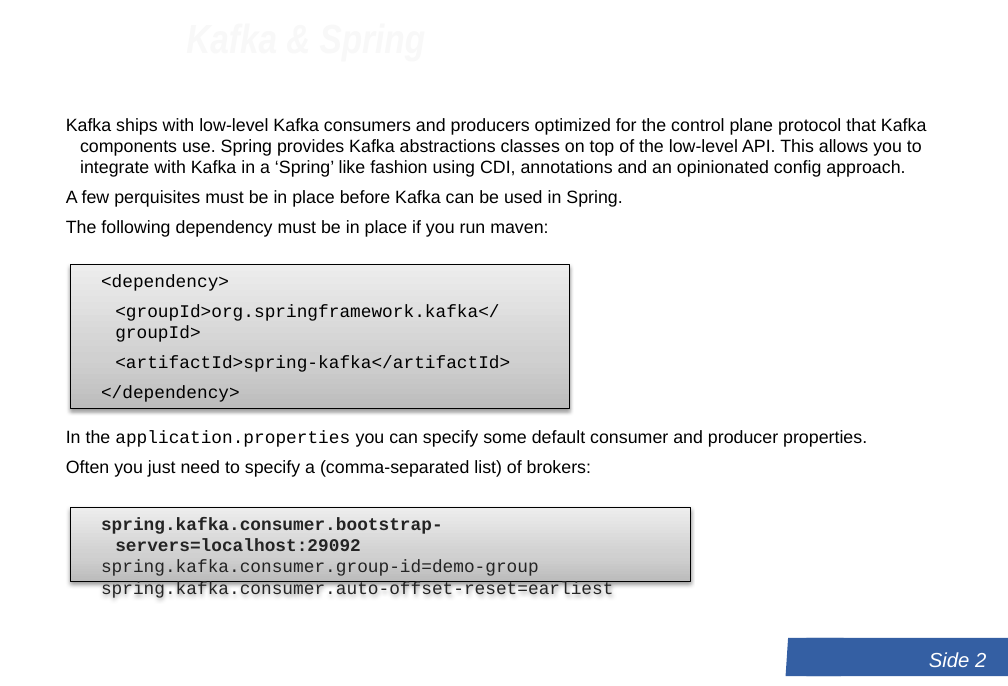
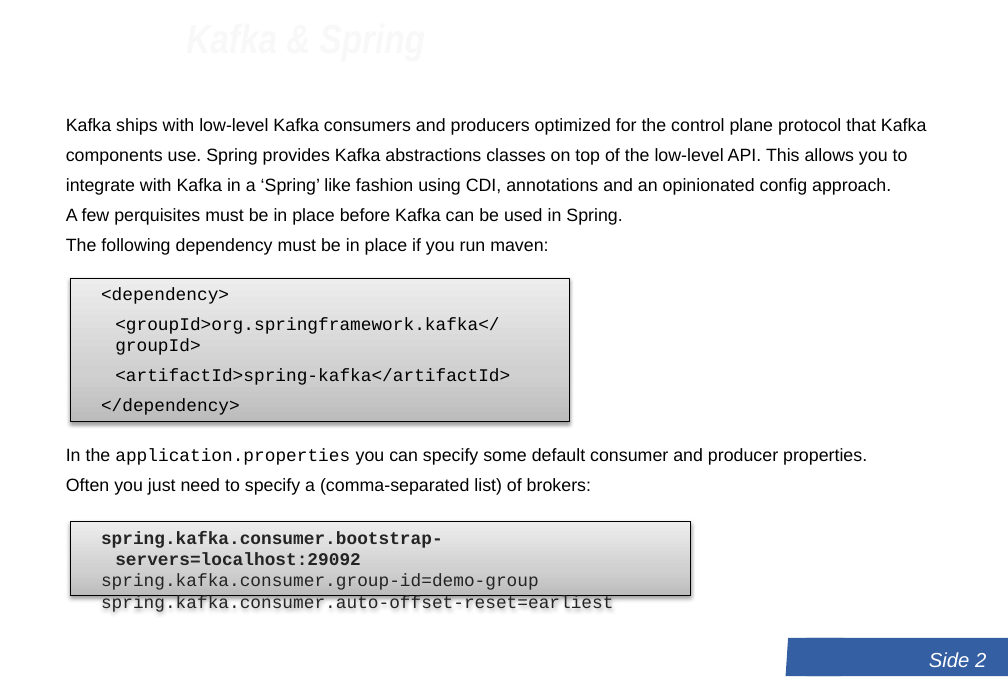
Before and after one commit to LundOgBendsen/LB2628-Kafka, a slide deck: slide 2 of slides/07 - Kafka Spring.pptx. Drawn at 1008x686 pixels with LibreOffice and Linux fonts; fonts in the diff are those of the drawing; background and template pictures are left out. Boxes give left, top, right and bottom in pixels: in the first picture for what was removed or moved away, otherwise in the second. Text is boxed around its words. In the diff, an @@ line names an element or a change of style, - is before the commit and + after.

```diff
--- a/slides/07 - Kafka Spring.pptx
+++ b/slides/07 - Kafka Spring.pptx
@@ text at box(66, 118, 927, 195): text changed @@
-Kafka ships with low-level Kafka consumers and producers optimized for the control plane protocol that Kafka components use. Spring provides Kafka abstractions classes on top of the low-level API. This allows you to integrate with Kafka in a ‘Spring’ like fashion using CDI, annotations and an opinionated config approach.
+Kafka ships with low-level Kafka consumers and producers optimized for the control plane protocol that Kafka
+components use. Spring provides Kafka abstractions classes on top of the low-level API. This allows you to
+integrate with Kafka in a ‘Spring’ like fashion using CDI, annotations and an opinionated config approach.
@@ rectangle "<dependency>": place and size @@
-rectangle "<dependency>" at box(70, 265, 570, 409)
+rectangle "<dependency>" at box(70, 278, 570, 422)
@@ rectangle "spring.kafka.consumer.bootstrap-servers=localhost:29092": place and size @@
-rectangle "spring.kafka.consumer.bootstrap-servers=localhost:29092" at box(70, 508, 691, 582)
+rectangle "spring.kafka.consumer.bootstrap-servers=localhost:29092" at box(70, 521, 691, 595)
```
Also in this commit, not shown: 2 other slides changed, 10 other files.
